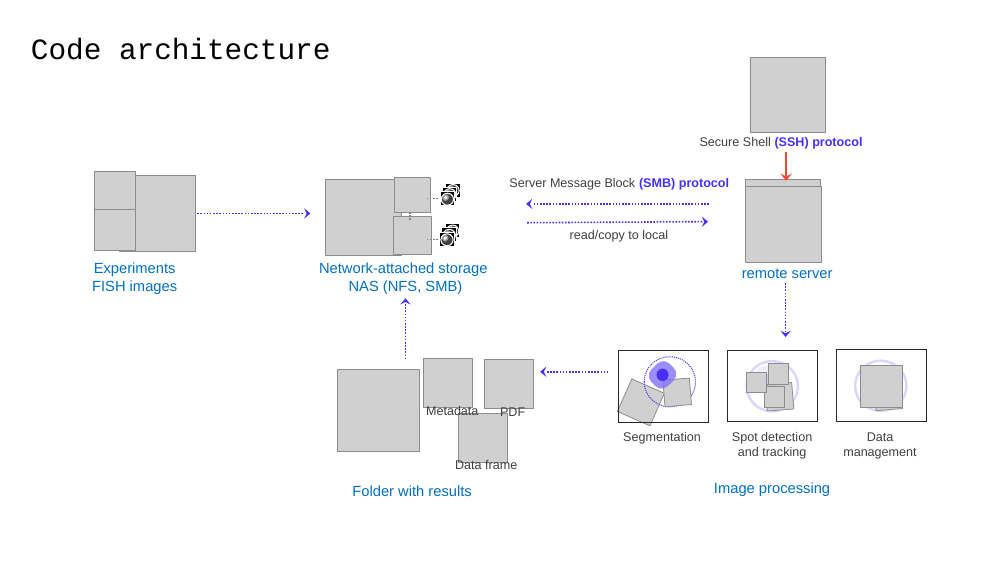
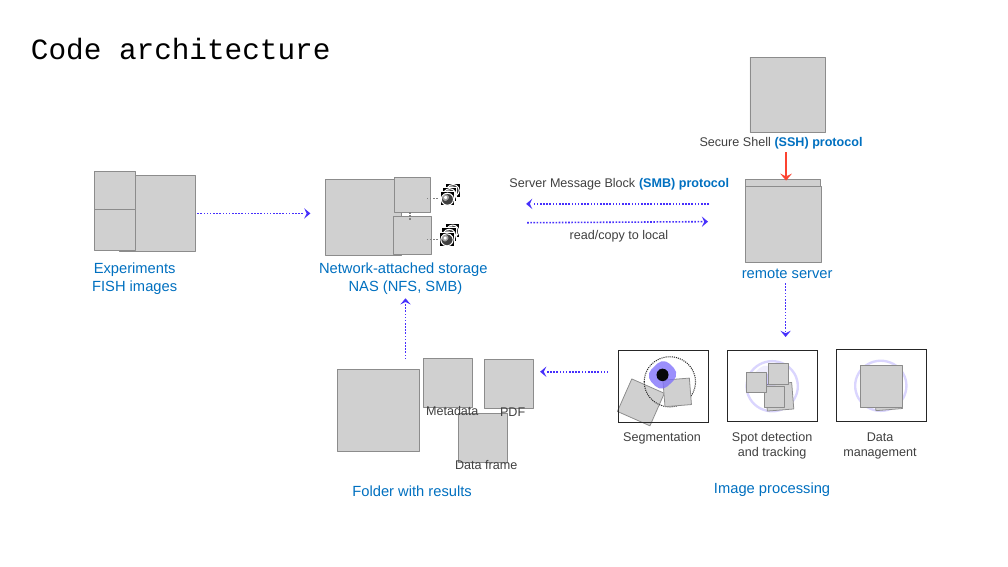
Before and after one commit to MunskyGroup/FISH_Processing, a slide deck: slide 1 of docs/code_architecture.pptx. Drawn at 1008x567 pixels with LibreOffice and Linux fonts; fonts in the diff are those of the drawing; grey boxes stand for pictures; background and template pictures are left out. Boxes give left, top, right and bottom in pixels: in the first picture for what was removed or moved away, otherwise in the second. Text is boxed around its words. In the diff, an @@ line names an element or a change of style, - is before the commit and + after.

```diff
--- a/docs/code_architecture.pptx
+++ b/docs/code_architecture.pptx
@@ text "Secure Shell (SSH) protocol" at (x1=700, y1=137, x2=862, y2=149): text colour #4730FC to #0070C0 in "(SSH) protocol" @@
@@ text "Server Message Block (SMB) protocol" at (x1=509, y1=178, x2=729, y2=190): text colour #4730FC to #0070C0 in "(SMB) protocol" @@
@@ ellipse at (x1=644, y1=357, x2=696, y2=407): outline #4730FC 1 pt dashed to #262626 1 pt dashed @@
@@ ellipse at (x1=656, y1=369, x2=668, y2=382): fill #4730FC to #07080B @@
```
Also in this commit, not shown: 1 other file.
